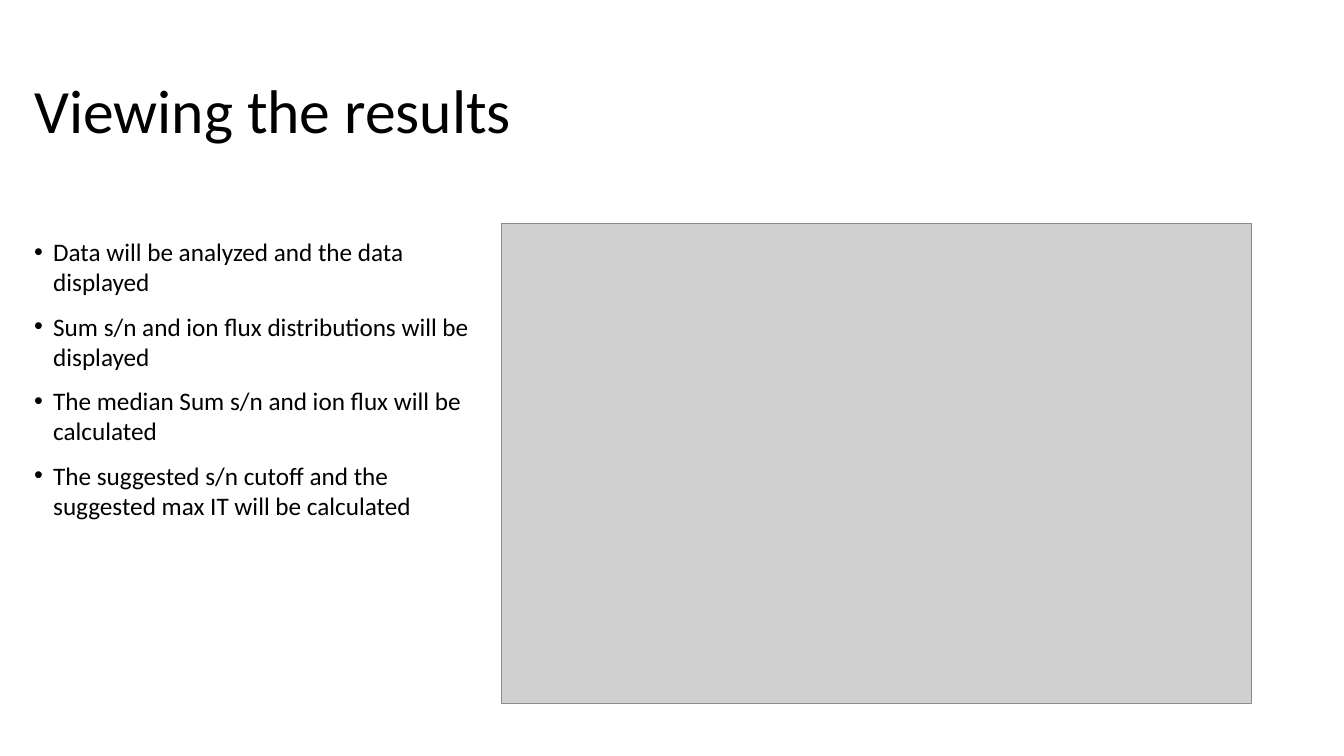
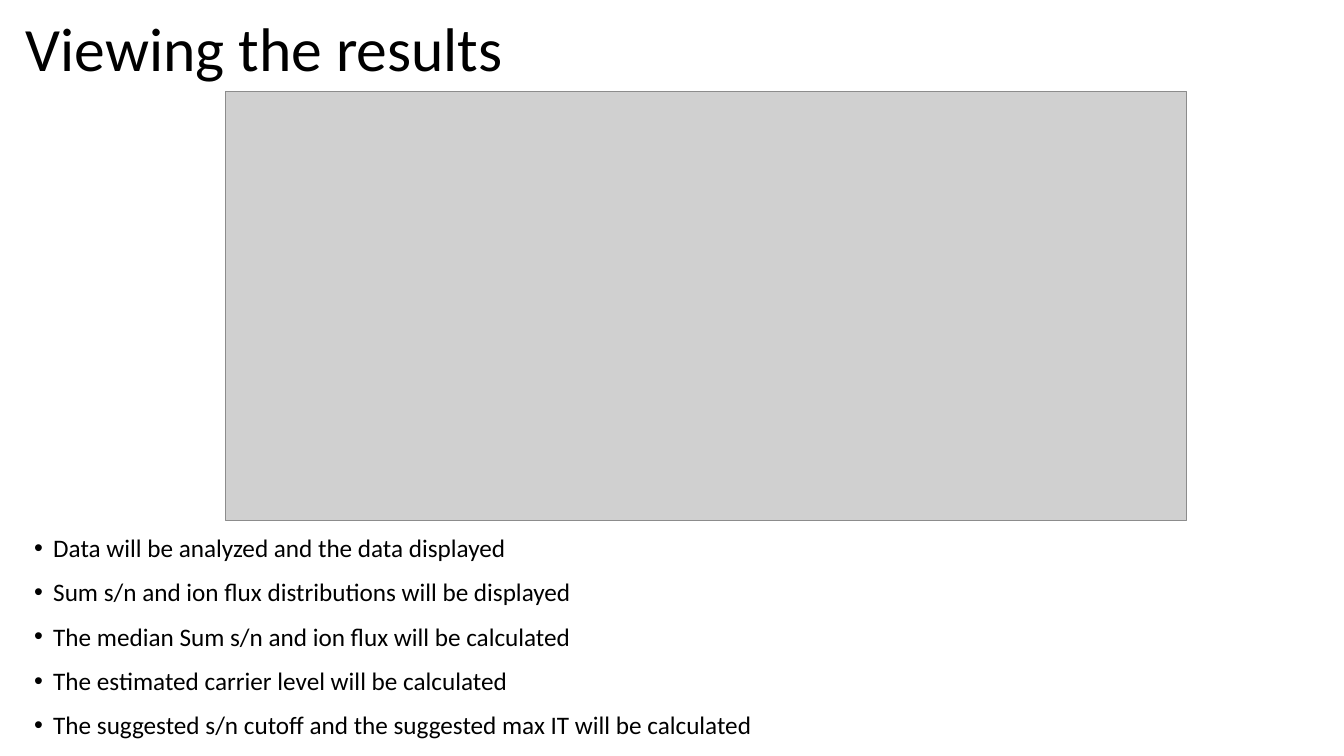
Before and after one commit to scp-ms/SCPCompanion, a slide deck: slide 5 of GettingStarted/UsingSCPCompanion.pptx. Drawn at 1344x756 pixels with LibreOffice and Linux fonts; fonts in the diff are those of the drawing; grey boxes stand for pictures. Boxes give left, top, right and bottom in pixels: in the first picture for what was removed or moved away, otherwise in the second. Text is boxed around its words. In the diff, an @@ line names an element or a change of style, - is before the commit and + after.

```diff
--- a/GettingStarted/UsingSCPCompanion.pptx
+++ b/GettingStarted/UsingSCPCompanion.pptx
@@ title "Viewing the results": place and size @@
-title "Viewing the results" at (34, 90, 511, 144)
+title "Viewing the results" at (26, 28, 502, 82)
@@ picture added at (226, 91, 1187, 520) @@
@@ picture removed at (501, 224, 1251, 704) @@
@@ text "Data will be analyzed and ...": place and size @@
-text "Data will be analyzed and ..." at (53, 243, 468, 520)
+text "Data will be analyzed and ..." at (53, 539, 751, 739)
@@ text at (53, 672, 507, 691): paragraph added @@
+• The estimated carrier level will be calculated
```
Also in this commit, not shown: 1 other slide changed.
